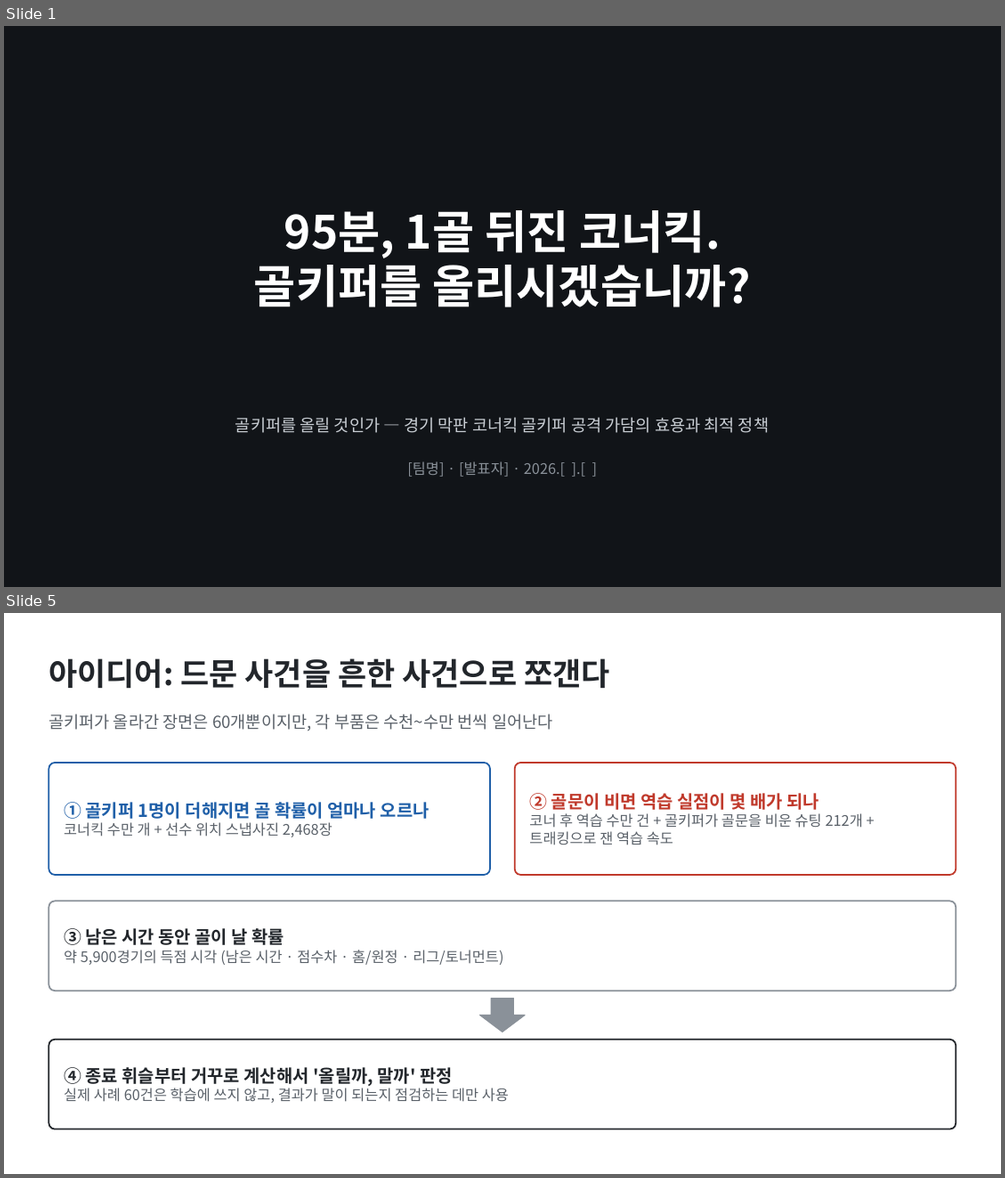
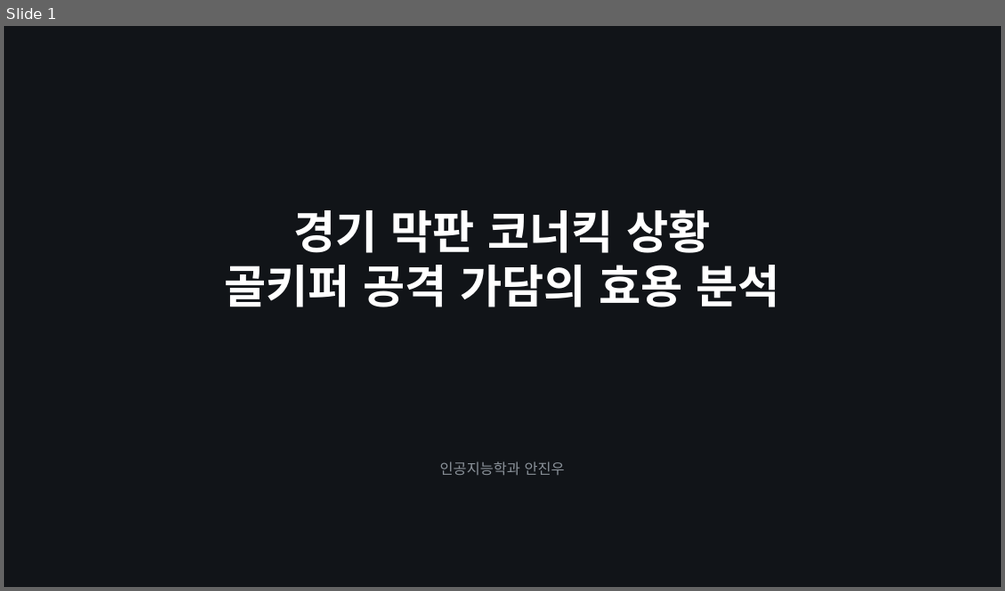
Before and after one commit to JJ1NNU/FootballDataAnalyticsProject, a slide deck: docs/slides/gk_corner_proposal.pptx. Shown one above the other, each under a label of ours: slides 1 and 5 before the commit, slide 1 after it; the slides between them are not shown. The pictures are 1005x1178 and 1005x591 pixels, drawn with LibreOffice and Linux fonts; fonts in the diff are those of the drawing. Boxes give left, top, right and bottom in pixels: in the first picture for what was removed or moved away, otherwise in the second. Text is boxed around its words. In the diff, an @@ line names an element or a change of style, - is before the commit and + after.

```diff
--- a/docs/slides/gk_corner_proposal.pptx
+++ b/docs/slides/gk_corner_proposal.pptx
@@ slide 5 removed at <box>4,613,1001,1174</box>, background #FFFFFF @@
@@ text removed at <box>48,658,610,689</box> @@
-아이디어: 드문 사건을 흔한 사건으로 쪼갠다
@@ text removed at <box>48,714,553,731</box> @@
-골키퍼가 올라간 장면은 60개뿐이지만, 각 부품은 수천~수만 번씩 일어난다
@@ rounded rectangle removed at <box>48,763,490,875</box> @@
@@ rounded rectangle removed at <box>515,763,956,875</box> @@
@@ text removed at <box>529,793,863,845</box> @@
-② 골문이 비면 역습 실점이 몇 배가 되나
-코너 후 역습 수만 건 + 골키퍼가 골문을 비운 슈팅 212개 + 트래킹으로 잰 역습 속도
@@ text removed at <box>64,802,429,837</box> @@
-① 골키퍼 1명이 더해지면 골 확률이 얼마나 오르나
-코너킥 수만 개 + 선수 위치 스냅사진 2,468장
@@ rounded rectangle removed at <box>48,900,956,990</box> @@
@@ text removed at <box>64,928,503,965</box> @@
-③ 남은 시간 동안 골이 날 확률
-약 5,900경기의 득점 시각 (남은 시간 · 점수차 · 홈/원정 · 리그/토너먼트)
@@ down arrow removed at <box>480,998,526,1032</box> @@
@@ rounded rectangle removed at <box>48,1039,956,1129</box> @@
@@ text removed at <box>64,1067,509,1103</box> @@
-④ 종료 휘슬부터 거꾸로 계산해서 '올릴까, 말까' 판정
-실제 사례 60건은 학습에 쓰지 않고, 결과가 말이 되는지 점검하는 데만 사용
@@ slide 1 changed as well @@
@@ text at <box>224,209,779,307</box>: text changed @@
-95분, 1골 뒤진 코너킥.
-골키퍼를 올리시겠습니까?
+경기 막판 코너킥 상황
+골키퍼 공격 가담의 효용 분석
@@ text removed at <box>235,417,769,433</box> @@
-골키퍼를 올릴 것인가 — 경기 막판 코너킥 골키퍼 공격 가담의 효용과 최적 정책
@@ text at <box>440,461,565,475</box>: text changed @@
-[팀명] · [발표자] · 2026.[ ].[ ]
+인공지능학과 안진우
```
Also in this commit, not shown: 3 other slides changed, 8 slides added, 8 other slides removed, 3 other files.
